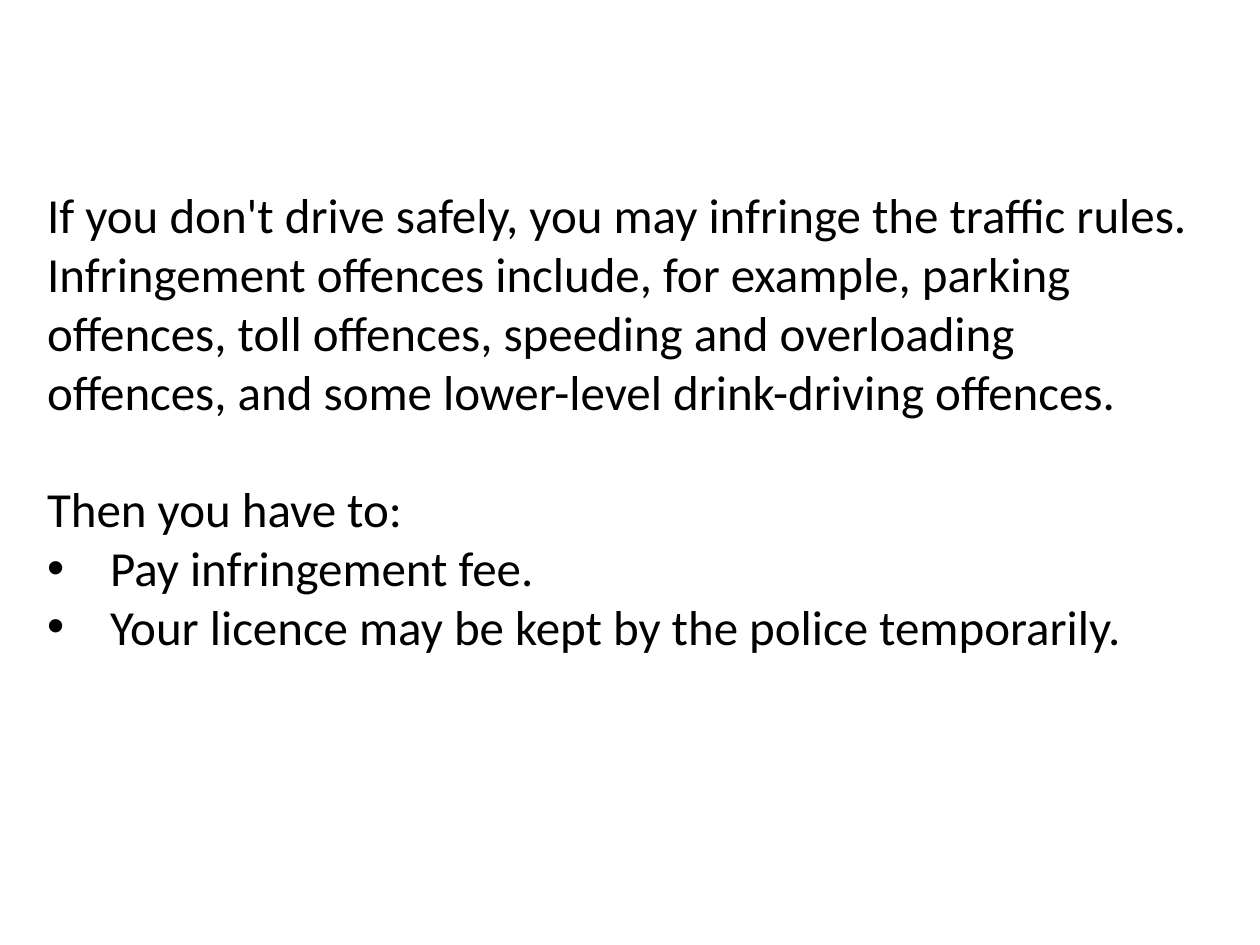
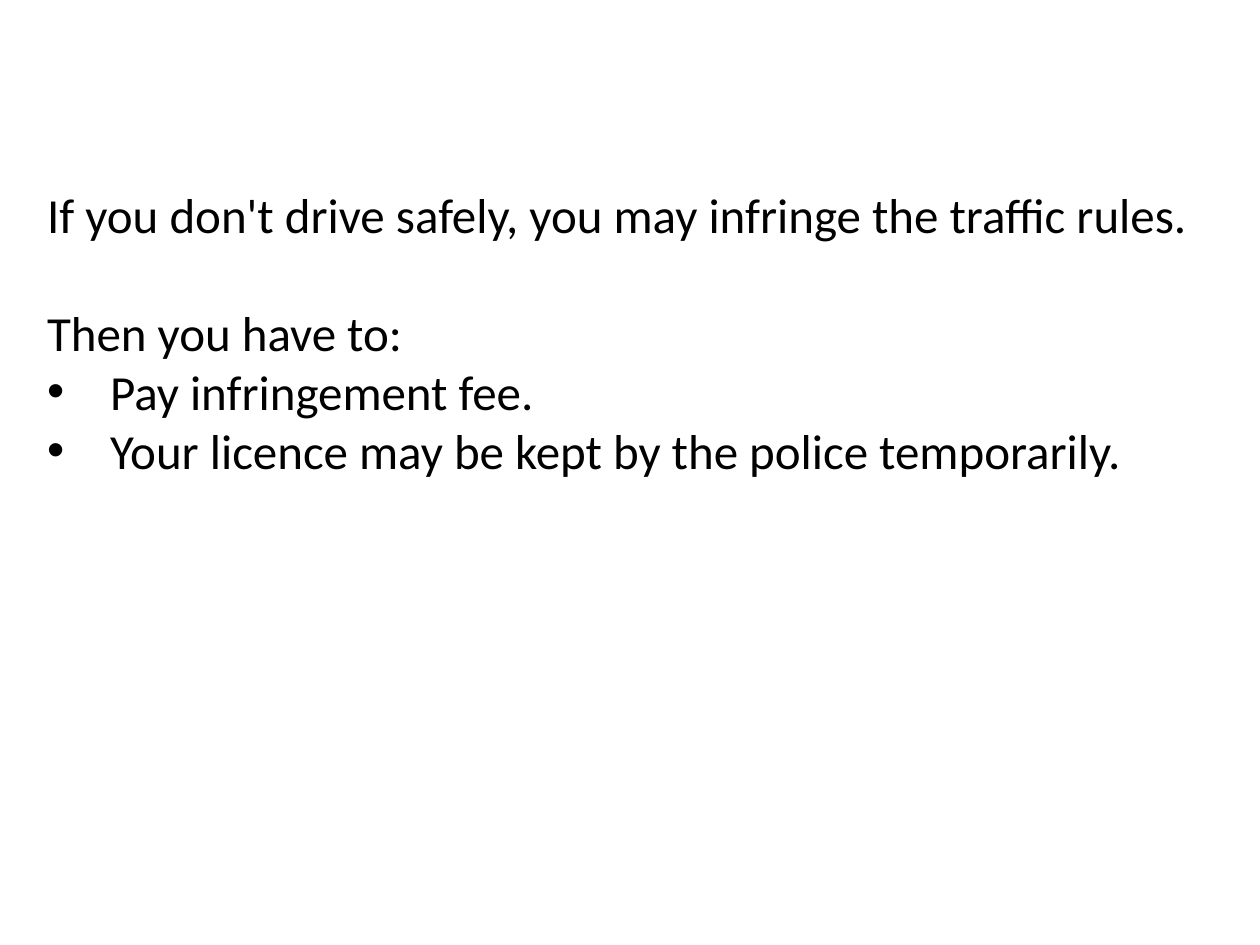
Before and after one commit to nguyenailanh/english-presentation, a slide deck: slide 4 of Lanh Nguyen.pptx. Drawn at 1260x945 pixels with LibreOffice and Linux fonts; fonts in the diff are those of the drawing; background and template pictures are left out. Boxes give left, top, right and bottom in pixels: in the first picture for what was removed or moved away, otherwise in the second. Text is boxed around its words. In the diff, an @@ line names an element or a change of style, - is before the commit and + after.

```diff
--- a/Lanh Nguyen.pptx
+++ b/Lanh Nguyen.pptx
@@ text at (47,258,1115,419): paragraph removed @@
-Infringement offences include, for example, parking offences, toll offences, speeding and overloading offences, and some lower-level drink-driving offences.
```
Also in this commit, not shown: 8 other slides changed, 1 slide added.
